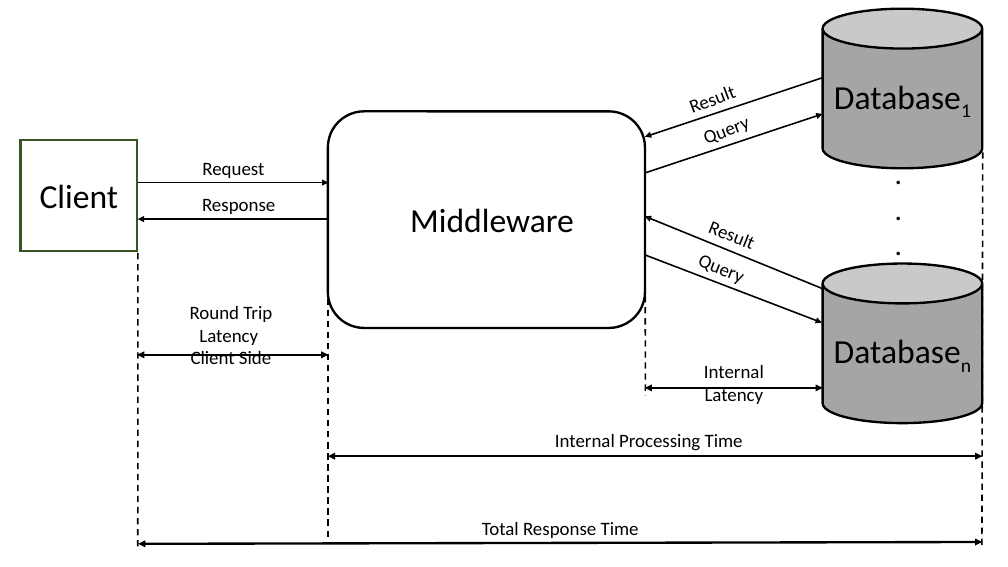
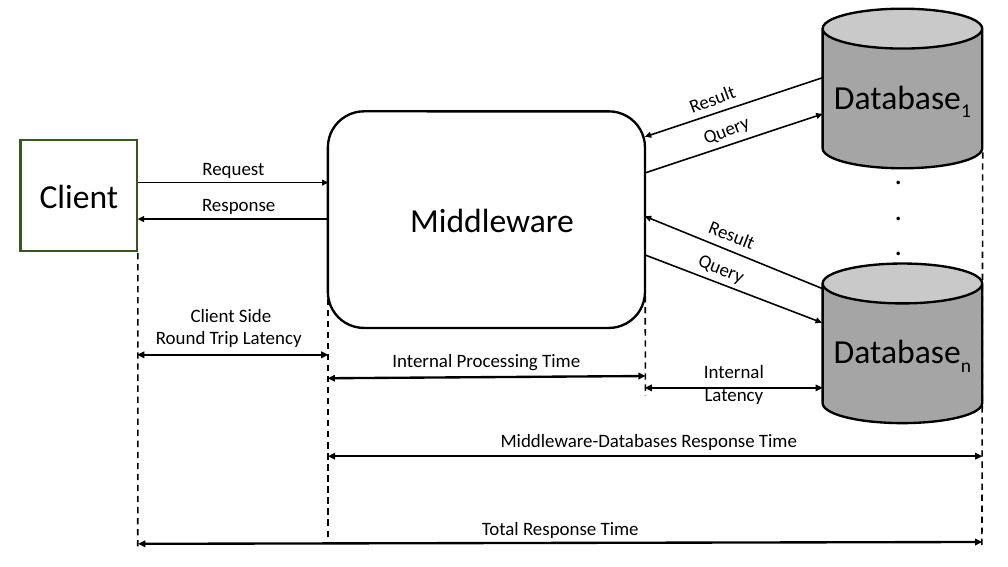
Before and after one commit to riteshCodes/sharded-distributed-databases, a slide deck: slide 1 of Documentation/Latency and Response Time.pptx. Drawn at 1008x567 pixels with LibreOffice and Linux fonts; fonts in the diff are those of the drawing. Boxes give left, top, right and bottom in pixels: in the first picture for what was removed or moved away, otherwise in the second. Text is boxed around its words. In the diff, an @@ line names an element or a change of style, - is before the commit and + after.

Commit message:
Update response time and data distributions

```diff
--- a/Documentation/Latency and Response Time.pptx
+++ b/Documentation/Latency and Response Time.pptx
@@ text "Client Side": place and size @@
-text "Client Side" at box(190, 306, 272, 364)
+text "Client Side" at box(156, 309, 302, 347)
@@ text at box(191, 309, 271, 322): paragraph added @@
+Client Side
@@ text at box(191, 351, 271, 364): paragraph removed @@
-Client Side
@@ text added at box(392, 354, 580, 371), 18 pt, text #000000 @@
+Internal Processing Time
@@ double arrow added from (328, 378) to (646, 376), #000000 2.25 pt @@
@@ text at box(501, 434, 797, 450): text changed @@
-Internal Processing Time
+Middleware-Databases Response Time
```
Also in this commit, not shown: 32 other files.
